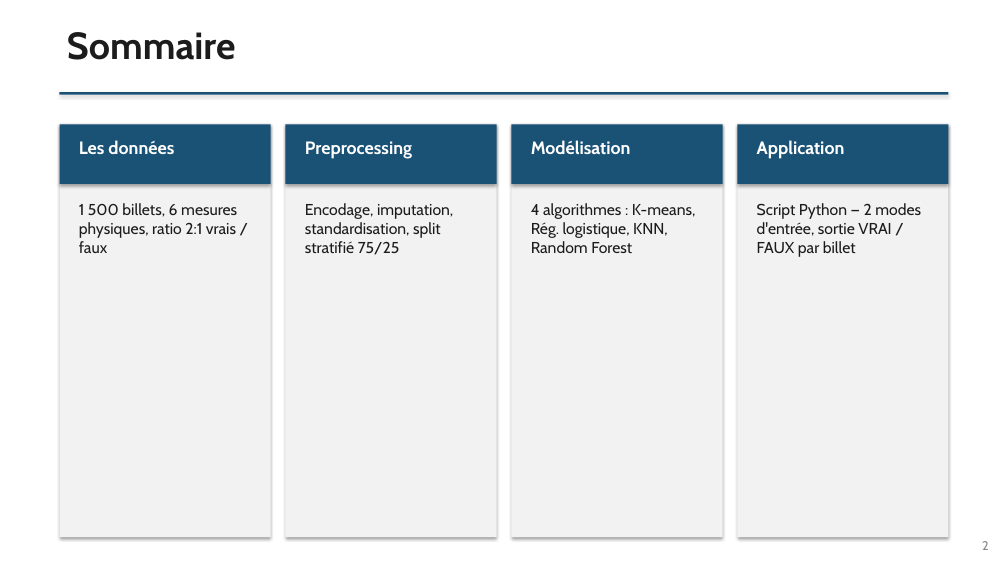
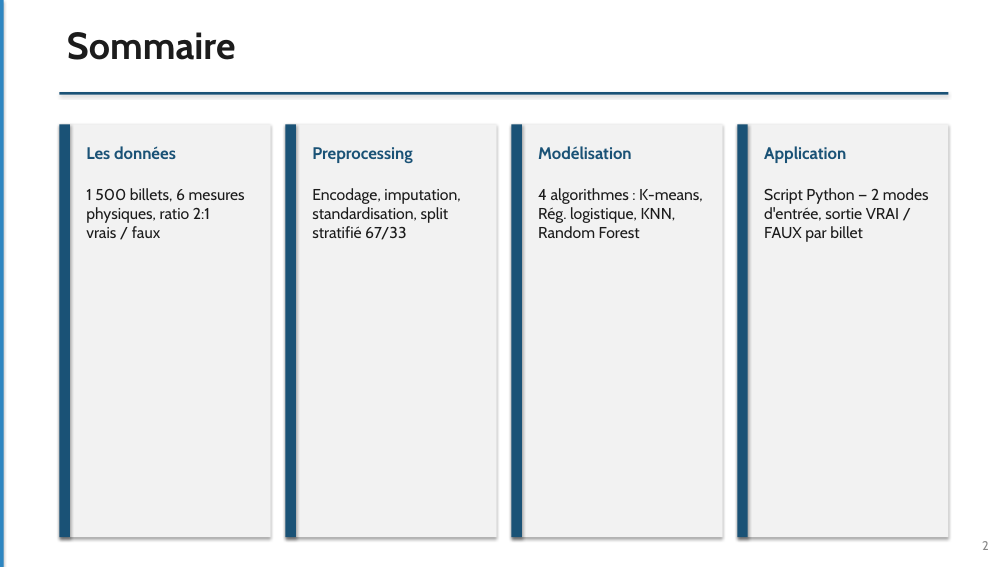
Before and after one commit to Elicesjo/PROJET-11-, a slide deck: slide 2 of Elices-Diez_Josy_3_Support_presentation_062026.pptx. Drawn at 1008x567 pixels with LibreOffice and Linux fonts; fonts in the diff are those of the drawing. Boxes give left, top, right and bottom in pixels: in the first picture for what was removed or moved away, otherwise in the second. Text is boxed around its words. In the diff, an @@ line names an element or a change of style, - is before the commit and + after.

Commit message:
Finalise projet détection de faux billets : notebook, script, présentation

```diff
--- a/Elices-Diez_Josy_3_Support_presentation_062026.pptx
+++ b/Elices-Diez_Josy_3_Support_presentation_062026.pptx
@@ rectangle added at box(0, 0, 4, 567), fill #2E86C1 @@
@@ rectangle removed at box(60, 125, 271, 185) @@
@@ rectangle added at box(60, 125, 70, 538), fill #1A5276 @@
@@ text "Les données": place and size @@
-text "Les données" at box(79, 140, 174, 154)
+text "Les données" at box(86, 146, 176, 159)
@@ rectangle removed at box(286, 125, 497, 185) @@
@@ rectangle added at box(286, 125, 296, 538), fill #1A5276 @@
@@ size 17 to 16 pt, text colour #FFFFFF to #1A5276 in 4 elements at box(538, 146, 632, 159), box(764, 146, 846, 163), box(86, 146, 176, 159), box(312, 147, 412, 163) @@
@@ text "Preprocessing": place and size @@
-text "Preprocessing" at box(305, 141, 412, 159)
+text "Preprocessing" at box(312, 147, 412, 163)
@@ rectangle removed at box(512, 125, 723, 185) @@
@@ rectangle added at box(512, 125, 523, 538), fill #1A5276 @@
@@ text "Modélisation": place and size @@
-text "Modélisation" at box(531, 140, 631, 155)
+text "Modélisation" at box(538, 146, 632, 159)
@@ rectangle removed at box(737, 125, 948, 185) @@
@@ rectangle added at box(737, 125, 748, 538), fill #1A5276 @@
@@ text "Application": place and size @@
-text "Application" at box(757, 140, 845, 159)
+text "Application" at box(764, 146, 846, 163)
@@ text "1 500 billets, 6 mesures ...": place and size @@
-text "1 500 billets, 6 mesures ..." at box(79, 203, 237, 253)
+text "1 500 billets, 6 mesures ..." at box(86, 188, 245, 238)
@@ text at box(312, 188, 460, 240): text changed @@
-Encodage, imputation, standardisation, split stratifié 75/25
+Encodage, imputation, standardisation, split stratifié 67/33
@@ text "4 algorithmes : K-means, Rég. ...": place and size @@
-text "4 algorithmes : K-means, Rég. ..." at box(531, 203, 696, 253)
+text "4 algorithmes : K-means, Rég. ..." at box(538, 188, 703, 238)
@@ text "Script Python — 2 modes ...": place and size @@
-text "Script Python — 2 modes ..." at box(757, 203, 921, 257)
+text "Script Python — 2 modes ..." at box(764, 188, 929, 242)
```
Also in this commit, not shown: 12 other slides changed, 4 slides added, 2 slides removed, 18 other files.
